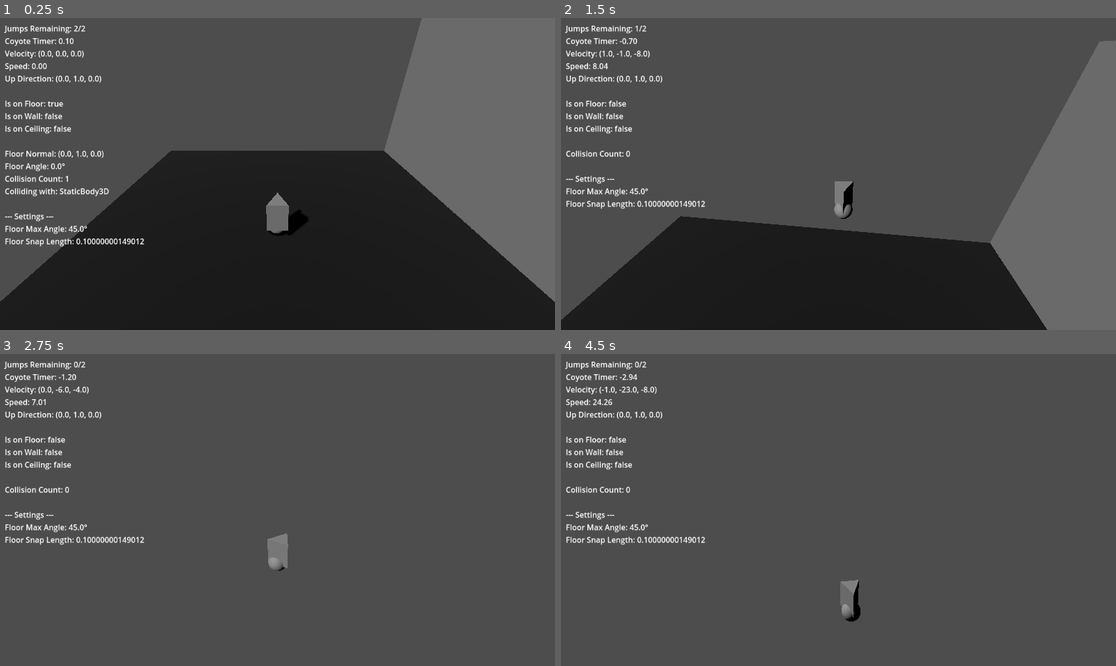
Above: before the commit, frames 1-4 (two rows, left to right).
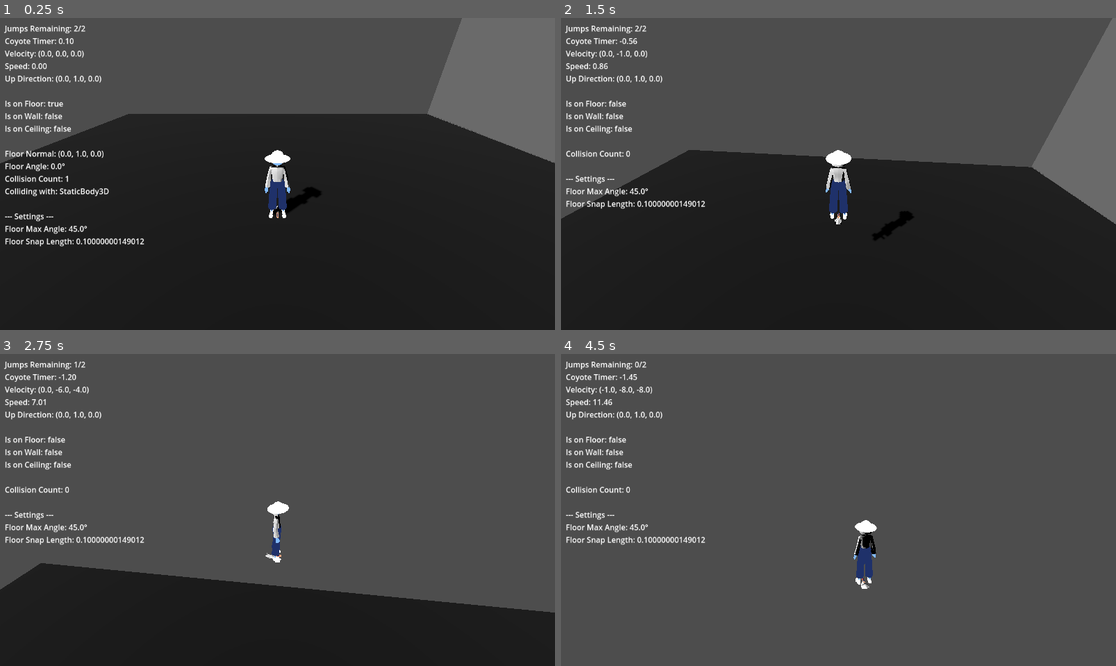
Above: after the commit, the same moments.

Repository: longiy/project_3c
Game: Godot game, scene res://SCENE.tscn
The game is run twice, just before and just after one commit, with the same random seed, the same clock (stepped at 60 frames per second) and the same inputs.
Inputs (mouse positions are in pixels of both pictures, inside the frame that each line leads up to):
- Up to frame 1 (0.25 s): no input
- Up to frame 2 (1.5 s): move the mouse to (866, 174) at 0.52 s; hold Shift (sprint) 0.53-1.28 s; hold W (move_forward) from 0.53 s (still down); tap Space (jump) at 0.77 s; move the mouse to (810, 174) at 1.27 s; right-click (810, 174) at 1.35 s
- Up to frame 3 (2.75 s): tap Space (jump) at 1.52 s; move the mouse to (333, 441) at 2.02 s; release W (move_forward) at 2.03 s; hold D (move_right) from 2.03 s (still down); hold Ctrl (walk) from 2.03 s (still down)
- Up to frame 4 (4.5 s): move the mouse to (810, 572) at 2.77 s; release D (move_right) at 2.78 s; release Ctrl (walk) at 2.78 s; hold W (move_forward) 2.78-3.53 s; tap Shift (sprint) at 2.85 s; tap Space (jump) at 3.02, 3.77 s; move the mouse to (1005, 556) at 3.52 s; hold A (move_left) 3.53-4.28 s; hold Right mouse button (toggle_mouse_look) 3.53-4.28 s; move the mouse to (794, 506) at 4.27 s; hold W (move_forward) from 4.28 s (still down); tap Ctrl (walk) at 4.35 s

The runs differ from the first frame. In frame 1, 26% of the frame differs, in the area x 0-100%, y 0-92%; in frame 2, 28%, in the area x 0-100%, y 0-100%; in frame 3, 26%; in frame 4, 1.1%.

Commit message:
Animation tree setup

Diff:
--- /dev/null
+++ b/Assets/ps_character_gurl.tscn
@@ -0,0 +1,73 @@
+[gd_scene load_steps=15 format=3 uid="uid://cbx0rhk665pls"]
+
+[ext_resource type="PackedScene" uid="uid://dj17vrtc3b8u2" path="res://Assets/PS_Character_Gurl.glb" id="1_ck7ep"]
+
+[sub_resource type="AnimationNodeAnimation" id="AnimationNodeAnimation_upni3"]
+animation = &"Airborne"
+
+[sub_resource type="AnimationNodeAnimation" id="AnimationNodeAnimation_ck7ep"]
+animation = &"Idle"
+
+[sub_resource type="AnimationNodeAnimation" id="AnimationNodeAnimation_njaff"]
+animation = &"Land"
+
+[sub_resource type="AnimationNodeAnimation" id="AnimationNodeAnimation_es8v1"]
+animation = &"Walk"
+
+[sub_resource type="AnimationNodeAnimation" id="AnimationNodeAnimation_qlhob"]
+animation = &"Run"
+
+[sub_resource type="AnimationNodeBlendSpace2D" id="AnimationNodeBlendSpace2D_rjcvd"]
+blend_point_0/node = SubResource("AnimationNodeAnimation_es8v1")
+blend_point_0/pos = Vector2(-1, 0)
+blend_point_1/node = SubResource("AnimationNodeAnimation_qlhob")
+blend_point_1/pos = Vector2(1, 0)
+
+[sub_resource type="AnimationNodeStateMachineTransition" id="AnimationNodeStateMachineTransition_gjiua"]
+switch_mode = 2
+advance_mode = 2
+advance_expression = "is_movinng = true"
+
+[sub_resource type="AnimationNodeStateMachineTransition" id="AnimationNodeStateMachineTransition_inuk7"]
+advance_mode = 2
+advance_expression = "is_grounded = false"
+
+[sub_resource type="AnimationNodeStateMachineTransition" id="AnimationNodeStateMachineTransition_es8v1"]
+advance_mode = 2
+
+[sub_resource type="AnimationNodeStateMachineTransition" id="AnimationNodeStateMachineTransition_ck7ep"]
+advance_mode = 2
+advance_expression = "is_moving = false"
+
+[sub_resource type="AnimationNodeStateMachineTransition" id="AnimationNodeStateMachineTransition_upni3"]
+advance_mode = 2
+advance_expression = "is_grounded = true"
+
+[sub_resource type="AnimationNodeStateMachineTransition" id="AnimationNodeStateMachineTransition_njaff"]
+switch_mode = 2
+advance_mode = 2
+
+[sub_resource type="AnimationNodeStateMachine" id="AnimationNodeStateMachine_ck7ep"]
+states/Airborne/node = SubResource("AnimationNodeAnimation_upni3")
+states/Airborne/position = Vector2(1084.4, 327.918)
+states/End/position = Vector2(1172, 84.704)
+states/Idle/node = SubResource("AnimationNodeAnimation_ck7ep")
+states/Idle/position = Vector2(781.6, 327.798)
+states/Land/node = SubResource("AnimationNodeAnimation_njaff")
+states/Land/position = Vector2(924.807, 397.2)
+states/Move/node = SubResource("AnimationNodeBlendSpace2D_rjcvd")
+states/Move/position = Vector2(924.509, 219.6)
+states/Start/position = Vector2(628, 85.6)
+transitions = ["Idle", "Move", SubResource("AnimationNodeStateMachineTransition_gjiua"), "Move", "Airborne", SubResource("AnimationNodeStateMachineTransition_inuk7"), "Move", "Land", SubResource("AnimationNodeStateMachineTransition_es8v1"), "Move", "Idle", SubResource("AnimationNodeStateMachineTransition_ck7ep"), "Airborne", "Land", SubResource("AnimationNodeStateMachineTransition_upni3"), "Land", "Idle", SubResource("AnimationNodeStateMachineTransition_njaff")]
+graph_offset = Vector2(-84, 8)
+
+[node name="PS_Character_Gurl" instance=ExtResource("1_ck7ep")]
+
+[node name="AnimationTree" type="AnimationTree" parent="." index="2"]
+tree_root = SubResource("AnimationNodeStateMachine_ck7ep")
+anim_player = NodePath("../AnimationPlayer")
+parameters/Move/blend_position = Vector2(-0.000724614, 0)
+metadata/is_moving = false
+metadata/is_grounded = false
+metadata/movement_speed = 0.0
+metadata/just_landed = false
--- a/SCENE.tscn
+++ b/SCENE.tscn
@@ -3,6 +3,8 @@
 [ext_resource type="Script" uid="uid://dt54n1ktg7wqr" path="res://Scripts/ControllerCharacter.gd" id="1_5si1x"]
 [ext_resource type="Script" uid="uid://cms4l0nes10tn" path="res://Scripts/ControllerCamera.gd" id="2_caybs"]
 [ext_resource type="Script" uid="uid://cws7m480lxvaf" path="res://Scripts/DebugUI.gd" id="2_u4csh"]
+[ext_resource type="PackedScene" uid="uid://cbx0rhk665pls" path="res://Assets/ps_character_gurl.tscn" id="3_aeafk"]
+[ext_resource type="Script" uid="uid://1ugljq3u0umu" path="res://animation_component.gd" id="4_udffu"]
 
 [sub_resource type="PlaneMesh" id="PlaneMesh_3a8dd"]
 
@@ -12,11 +14,9 @@
 [sub_resource type="ConcavePolygonShape3D" id="ConcavePolygonShape3D_5si1x"]
 data = PackedVector3Array(1, 0, 1, -1, 0, 1, 1, 0, -1, -1, 0, 1, -1, 0, -1, 1, 0, -1)
 
-[sub_resource type="PrismMesh" id="PrismMesh_u4csh"]
-
-[sub_resource type="SphereMesh" id="SphereMesh_u4csh"]
-
 [sub_resource type="CapsuleShape3D" id="CapsuleShape3D_tcevt"]
+radius = 0.287885
+height = 1.70464
 
 [sub_resource type="PlaneMesh" id="PlaneMesh_caybs"]
 
@@ -44,10 +44,10 @@
 script = ExtResource("2_caybs")
 target_character = NodePath("../CHARACTER")
 camera_height = 0.0
-camera_composition_offset = Vector3(0, 4, 0)
+camera_composition_offset = Vector3(0, 2, 0)
 
 [node name="SpringArm3D" type="SpringArm3D" parent="CAMERARIG"]
-spring_length = 8.0
+spring_length = 4.0
 
 [node name="Camera3D" type="Camera3D" parent="CAMERARIG/SpringArm3D"]
 transform = Transform3D(1, 0, 0, 0, 0.984808, 0.173648, 0, -0.173648, 0.984808, 0, 0, 0)
@@ -55,7 +55,6 @@
 [node name="CameraArm" type="Node3D" parent="CAMERARIG"]
 
 [node name="CHARACTER" type="CharacterBody3D" parent="." node_paths=PackedStringArray("camera")]
-transform = Transform3D(1, 0, 0, 0, 1, 0, 0, 0, 1, 0.009758, 0.986442, 0.0618568)
 slide_on_ceiling = false
 script = ExtResource("1_5si1x")
 camera = NodePath("../CAMERARIG/SpringArm3D/Camera3D")
@@ -64,18 +63,16 @@
 sprint_acceleration = 50.0
 deceleration = 50.0
 
-[node name="PlaceHolderMesh" type="MeshInstance3D" parent="CHARACTER"]
-transform = Transform3D(1, 0, 0, 0, -4.37114e-08, 1.5, 0, -1, -6.55671e-08, 0, 0.25, 0)
-mesh = SubResource("PrismMesh_u4csh")
-skeleton = NodePath("../..")
-
-[node name="PlaceHolderMesh2" type="MeshInstance3D" parent="CHARACTER"]
-transform = Transform3D(1, 0, 0, 0, 1, 0, 0, 0, 1, 0, -0.5, 0)
-mesh = SubResource("SphereMesh_u4csh")
-skeleton = NodePath("../..")
+[node name="PS_Character_Gurl" parent="CHARACTER" instance=ExtResource("3_aeafk")]
 
 [node name="CollisionShape3D" type="CollisionShape3D" parent="CHARACTER"]
+transform = Transform3D(1, 0, 0, 0, 1, 0, 0, 0, 1, 0, 0.853688, 0)
 shape = SubResource("CapsuleShape3D_tcevt")
+
+[node name="AnimationComponent" type="Node" parent="CHARACTER" node_paths=PackedStringArray("animation_tree", "character")]
+script = ExtResource("4_udffu")
+animation_tree = NodePath("../PS_Character_Gurl/AnimationTree")
+character = NodePath("..")
 
 [node name="DebugUI" type="Control" parent="." node_paths=PackedStringArray("debug_label", "character")]
 layout_mode = 3
@@ -101,3 +98,5 @@
 
 [node name="CollisionShape3D" type="CollisionShape3D" parent="MeshInstance3D/StaticBody3D"]
 shape = SubResource("ConcavePolygonShape3D_caybs")
+
+[editable path="CHARACTER/PS_Character_Gurl"]
--- /dev/null
+++ b/animation_component.gd
@@ -0,0 +1,34 @@
+extends Node
+class_name AnimationComponent
+
+@export var animation_tree: AnimationTree
+@export var character: CharacterBody3D
+
+var state_machine: AnimationNodeStateMachinePlayback
+
+func _ready():
+	if animation_tree:
+		animation_tree.active = true
+		state_machine = animation_tree.get("parameters/playback")
+
+func update_animation(delta: float):
+	if not state_machine:
+		return
+
+	# Calculate movement data from character
+	var horizontal_velocity = Vector3(character.velocity.x, 0, character.velocity.z)
+	var speed = horizontal_velocity.length()
+	var is_moving = speed > 0.5
+	var is_grounded = character.is_on_floor()
+
+	# Update AnimationTree parameters
+	animation_tree.set("parameters/is_moving", is_moving)
+	animation_tree.set("parameters/is_grounded", is_grounded)
+	animation_tree.set("parameters/movement_speed", speed / character.speed) # normalized 0-1
+
+	# Handle landing detection
+	var current_state = state_machine.get_current_node()
+	if current_state == "AIRBORNE" and is_grounded:
+		animation_tree.set("parameters/just_landed", true)
+		await get_tree().process_frame # Reset next frame
+		animation_tree.set("parameters/just_landed", false)
Binary file added: Assets/PS_Character_Gurl.glb
Not shown, added: Assets/PS_Character_Gurl.glb.import
Not shown, added: animation_component.gd.uid
